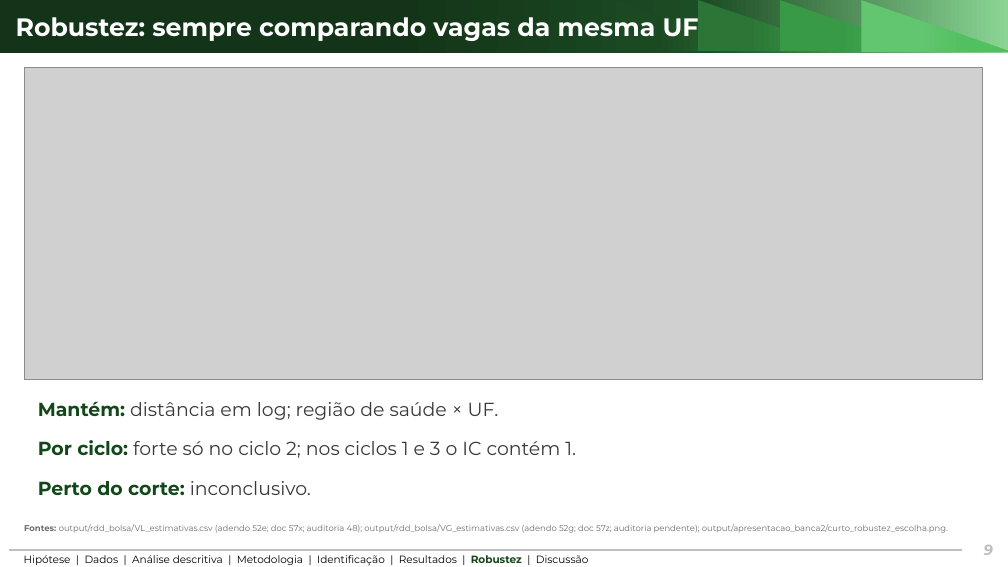
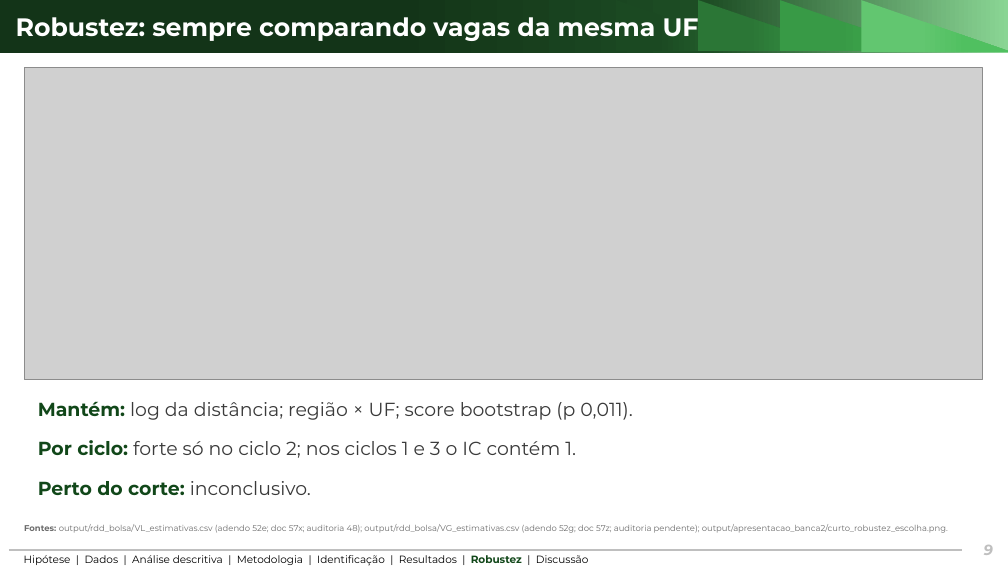
Before and after one commit to ka1victor/impact-eval-health-econ-pmme, a slide deck: slide 9 of output/apresentacao_banca2/deck_banca2_curto.pptx. Drawn at 1008x567 pixels with LibreOffice and Linux fonts; fonts in the diff are those of the drawing; grey boxes stand for pictures; background and template pictures are left out. Boxes give left, top, right and bottom in pixels: in the first picture for what was removed or moved away, otherwise in the second. Text is boxed around its words. In the diff, an @@ line names an element or a change of style, - is before the commit and + after.

```diff
--- a/output/apresentacao_banca2/deck_banca2_curto.pptx
+++ b/output/apresentacao_banca2/deck_banca2_curto.pptx
@@ text at bbox=[38, 401, 632, 420]: text changed @@
-Mantém: distância em log; região de saúde × UF.
+Mantém: log da distância; região × UF; score bootstrap (p 0,011).
```
Also in this commit, not shown: 10 other files.
